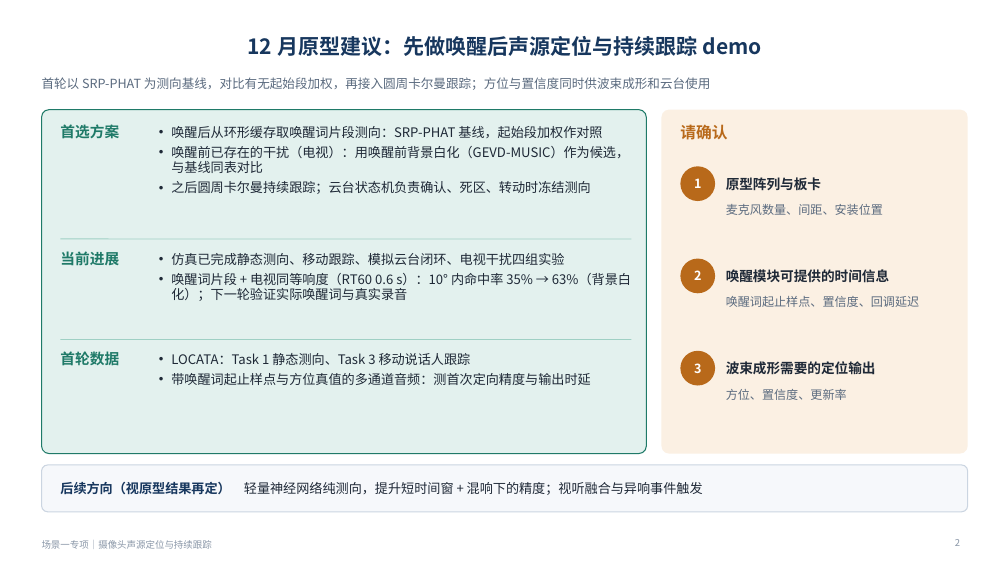
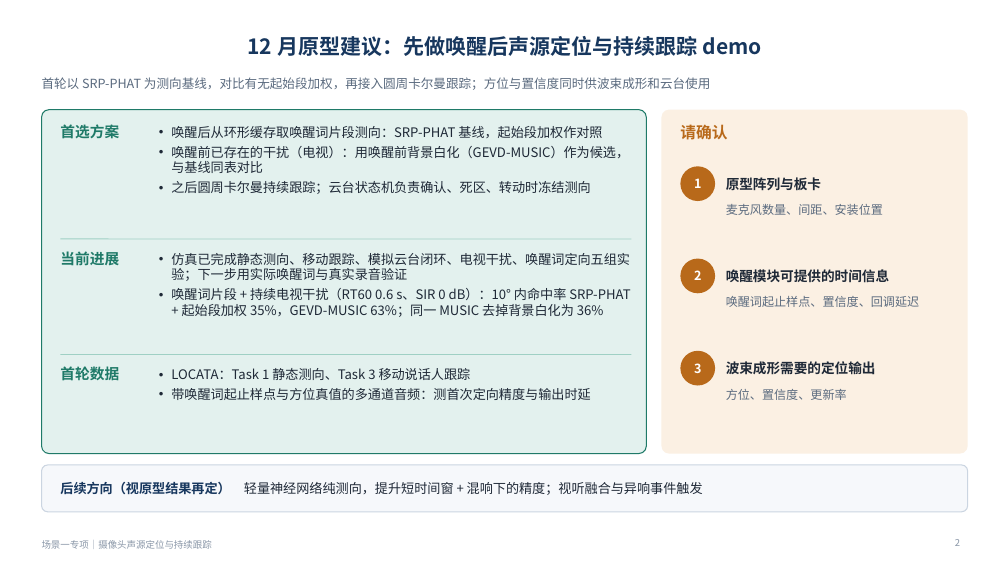
Before and after one commit to ZeroFoxxi/ssl-scene1, a slide deck: slide 2 of 场景一专项_摄像头声源定位与跟踪_方案选型与数据集.pptx. Drawn at 1008x567 pixels with LibreOffice and Linux fonts; fonts in the diff are those of the drawing. Boxes give left, top, right and bottom in pixels: in the first picture for what was removed or moved away, otherwise in the second. Text is boxed around its words. In the diff, an @@ line names an element or a change of style, - is before the commit and + after.

```diff
--- a/场景一专项_摄像头声源定位与跟踪_方案选型与数据集.pptx
+++ b/场景一专项_摄像头声源定位与跟踪_方案选型与数据集.pptx
@@ text at (x1=171, y1=253, x2=630, y2=317): text changed @@
-• 仿真已完成静态测向、移动跟踪、模拟云台闭环、电视干扰四组实验
-• 唤醒词片段 + 电视同等响度（RT60 0.6 s）：10° 内命中率 35% → 63%（背景白化）；下一轮验证实际唤醒词与真实录音
+• 仿真已完成静态测向、移动跟踪、模拟云台闭环、电视干扰、唤醒词定向五组实验；下一步用实际唤醒词与真实录音验证
+• 唤醒词片段 + 持续电视干扰（RT60 0.6 s、SIR 0 dB）：10° 内命中率 SRP-PHAT + 起始段加权 35%，GEVD-MUSIC 63%；同一 MUSIC 去掉背景白化为 36%
@@ 2 texts, 1 line moved together from (x1=60, y1=340, x2=631, y2=385) to (x1=60, y1=355, x2=631, y2=400) @@
```
Also in this commit, not shown: 7 other slides changed, 5 other files.
